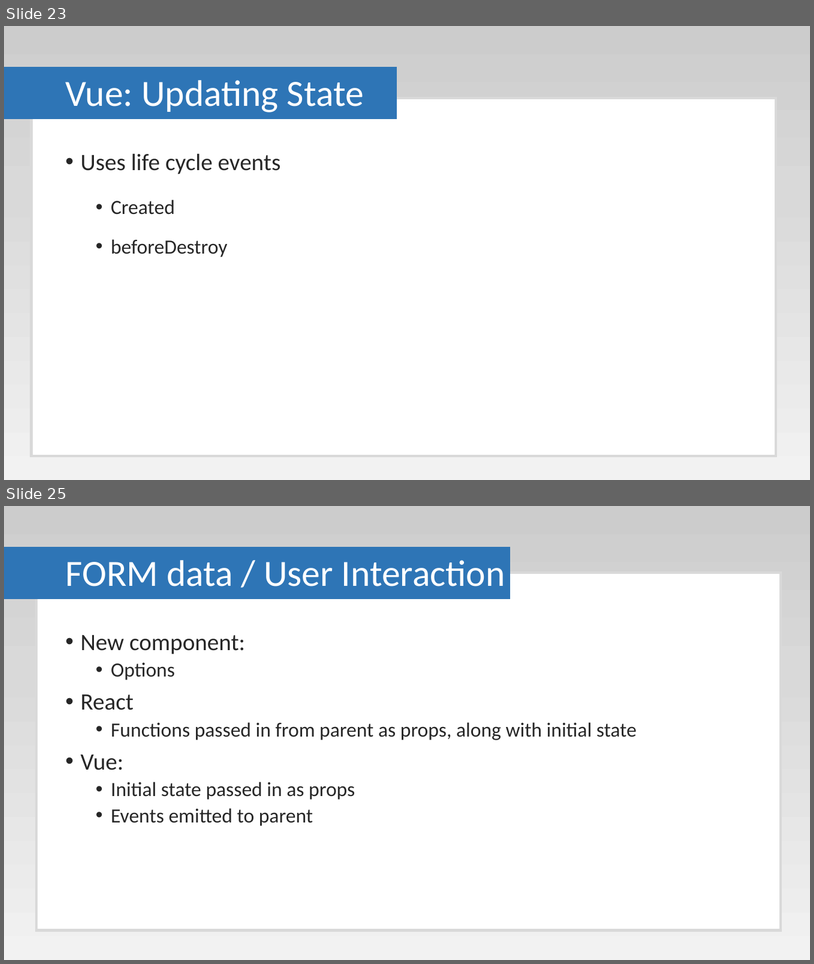
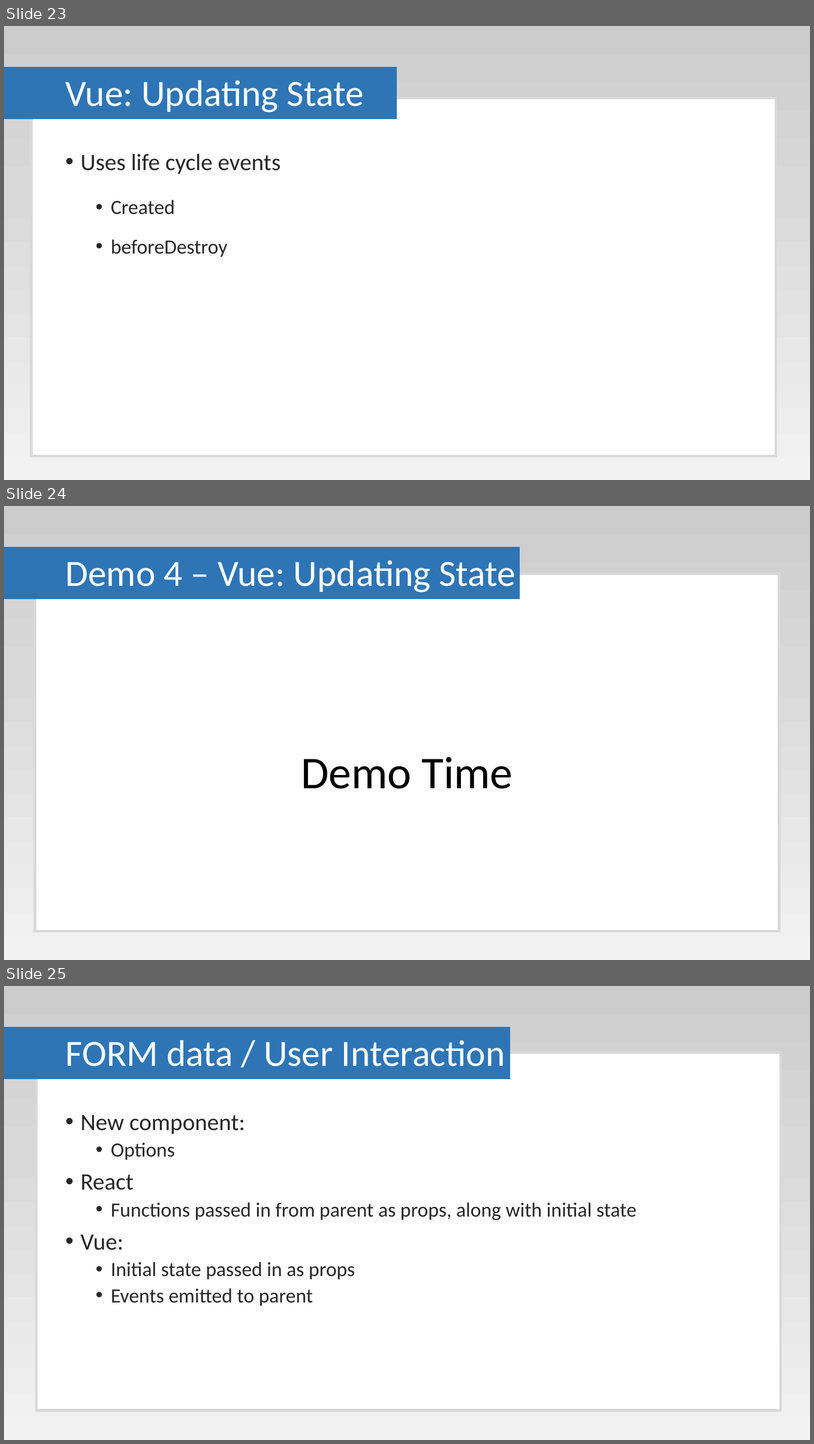
Before and after one commit to Paul-Hadfield/GameOfLife-Talk, a slide deck: Game Of Life Presentation.pptx. Shown one above the other, each under a label of ours: slides 23 and 25 before the commit, slides 23, 24 and 25 after it; the slides between them are not shown. The pictures are 814x964 and 814x1444 pixels, drawn with LibreOffice and Linux fonts; fonts in the diff are those of the drawing. Boxes give left, top, right and bottom in pixels: in the first picture for what was removed or moved away, otherwise in the second. Text is boxed around its words. In the diff, an @@ line names an element or a change of style, - is before the commit and + after.

```diff
--- a/Game Of Life Presentation.pptx
+++ b/Game Of Life Presentation.pptx
@@ slide 24 added at <box>4,506,810,960</box>, background gradient #CCCCCC to #D9D9D9 to #F2F2F2 @@
@@ rectangle added at <box>4,547,520,598</box>, fill #2E75B6, outline #2E75B6 1 pt @@
@@ rectangle added at <box>35,574,780,931</box>, fill #FFFFFF, outline #D9D9D9 3 pt @@
@@ title added at <box>65,560,516,592</box>, 44 pt, text #FFFFFF @@
+Demo 4 – Vue: Updating State
@@ text added at <box>301,757,513,789</box>, 54 pt, text #000000 @@
+Demo Time
```
Also in this commit, not shown: 6 slides changed, 1 other slide added, 1 slide removed.
